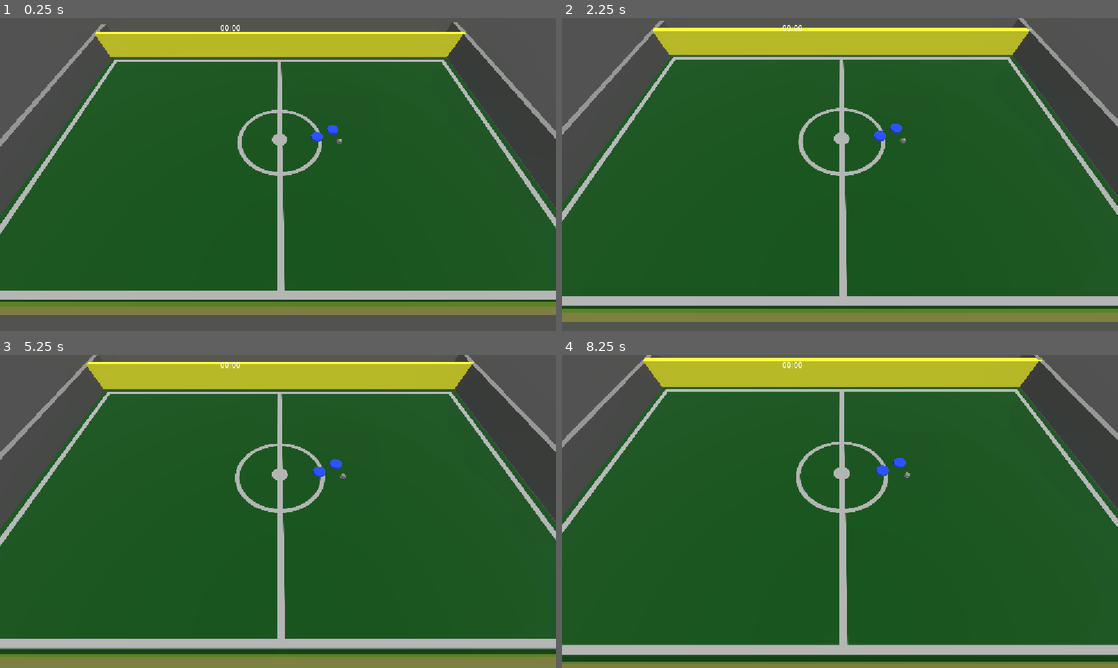
Above: before the commit, frames 1-4 (two rows, left to right).
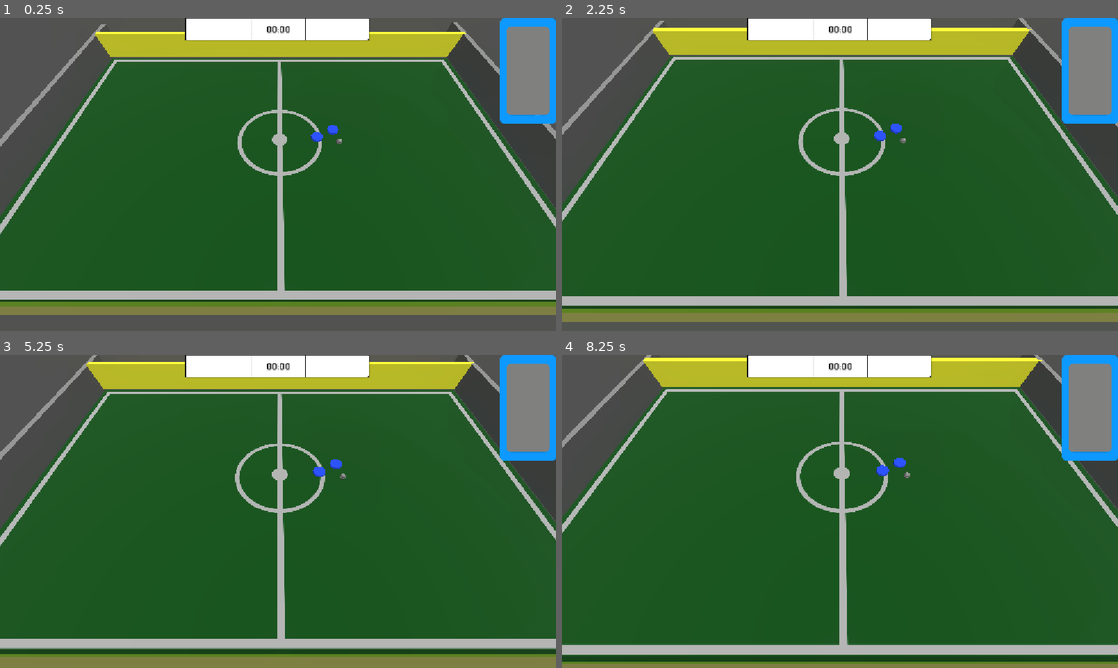
Above: after the commit, the same moments.

Repository: NevenIlincic/Disky_Football
Game: Godot game, scene res://Scenes/Test_Scene.tscn
The game is run twice, just before and just after one commit, with the same random seed, the same clock (stepped at 60 frames per second) and the same inputs.
Inputs (mouse positions are in pixels of both pictures, inside the frame that each line leads up to):
- Up to frame 1 (0.25 s): no input
- Up to frame 2 (2.25 s): tap Enter at 0.5, 2 s; move the mouse to (962, 158) at 0.52 s; hold Right mouse button (camera_drag) 0.53-1.25 s; click (962, 158) at 0.67 s; tap Space at 1.25 s; drag from (728, 190) to (812, 237) at 1.27 s; move the mouse to (895, 105) at 2.02 s; tap Mouse wheel up (zoom_in) at 2.1 s; click (895, 105) at 2.17 s
- Up to frame 3 (5.25 s): tap Space at 2.75, 4.25 s; drag from (250, 574) to (111, 464) at 2.77 s; tap Enter at 3.5 s; move the mouse to (444, 558) at 3.52 s; hold Right mouse button (camera_drag) 3.53-4.25 s; click (444, 558) at 3.67 s; drag from (111, 464) to (194, 433) at 4.27 s; move the mouse to (305, 511) at 5.02 s; tap Mouse wheel up (zoom_in) at 5.1 s; click (305, 511) at 5.17 s
- Up to frame 4 (8.25 s): drag from (756, 433) to (728, 527) at 5.77 s; move the mouse to (962, 495) at 6.52 s; hold Right mouse button (camera_drag) 6.53-7.25 s; click (962, 495) at 6.67 s; drag from (728, 527) to (812, 574) at 7.27 s; move the mouse to (895, 442) at 8.02 s; tap Mouse wheel up (zoom_in) at 8.1 s; click (895, 442) at 8.17 s

The runs differ from the first frame. In frame 1, 5.7% of the frame differs, in the area x 33-100%, y 0-34%; in frame 2, 5.7%; in frame 3, 5.7%; in frame 4, 5.7%.

Commit message:
[ADD] Buttons and scoreboard design

Diff:
--- a/Scenes/Player/Player.tscn
+++ b/Scenes/Player/Player.tscn
@@ -27,6 +27,7 @@
 
 [node name="Player" type="RigidBody3D" unique_id=1368321486 groups=["player"]]
 input_ray_pickable = false
+axis_lock_angular_x = true
 axis_lock_angular_y = true
 axis_lock_angular_z = true
 mass = 7.0
--- a/Scenes/Player/player.gd
+++ b/Scenes/Player/player.gd
@@ -32,8 +32,6 @@
 func _integrate_forces(state: PhysicsDirectBodyState3D) -> void:
 	var linear_velocity_length = state.linear_velocity.length()
 	var speed: float = linear_velocity_length + state.angular_velocity.length() * 0.5
-	if linear_velocity_length <= 0.0:
-		return
 
 	match move_state:
 		MoveState.IDLE:
@@ -50,37 +48,22 @@
 					finished_move.emit(self)
 			else:
 				settle_timer = 0.0
-	#var linear_velocity_length = state.linear_velocity.length()
-	#if linear_velocity_length > SPEED_TO_FINISH_MOVE and has_finished_move:
-		#has_finished_move = false
-		#continued_move.emit(self)
-		#return
-	#if linear_velocity_length > SPEED_TO_FINISH_MOVE and not went_over:
-		#went_over = true
-		#return
-#
-	#if linear_velocity_length < SPEED_TO_FINISH_MOVE and went_over and not has_finished_move:
-		#has_finished_move = true
-		#went_over = false
-		#finished_move.emit(self)
 
-	#if state.linear_velocity.length() < 3.0:
-		#if not has_finished_move:
-			#has_finished_move = true
-			#finished_move.emit(self)
-	#else:
-		#if has_finished_move:
-			#has_finished_move = false
-			#continued_move.emit(self)
 
 
 func set_player_shooting():
 	is_shooting = true
 	is_moving = false
 
+func set_player_not_shooting():
+	is_shooting = false
+
 func set_player_moving():
 	is_moving = true
 	is_shooting = false
+
+func set_player_not_moving():
+	is_moving = false
 
 func on_action_done():
 	is_moving = false
--- a/Scenes/Test_Scene.tscn
+++ b/Scenes/Test_Scene.tscn
@@ -3,12 +3,21 @@
 [ext_resource type="Script" uid="uid://da6t544jh0j8d" path="res://Scenes/test_scene.gd" id="1_4ms0o"]
 [ext_resource type="Script" uid="uid://ci517kw17do2b" path="res://Scenes/camera.gd" id="2_88mxo"]
 [ext_resource type="Texture2D" uid="uid://c0rua6goc4v3e" path="res://Sprites/Football_Field (5).png" id="3_argnq"]
+[ext_resource type="Texture2D" uid="uid://bkq2bccf4bapl" path="res://Sprites/Buttons/Kick_Button/Kick_Button.png" id="4_8c5ma"]
 [ext_resource type="Texture2D" uid="uid://vy5yui2vxfek" path="res://Sprites/Power_Bar/Under.png" id="5_jq7r5"]
+[ext_resource type="Texture2D" uid="uid://b21ghfa3n5b7d" path="res://Sprites/Buttons/Kick_Button/Kick_Button_Disabled.png" id="5_ltieu"]
 [ext_resource type="Texture2D" uid="uid://bm16mthdqyvdl" path="res://Sprites/Effects/alpha/circle_04_a.png" id="5_svcn8"]
+[ext_resource type="Texture2D" uid="uid://bdbkuiug5gt1s" path="res://Sprites/Buttons/Kick_Button/Kick_Button_Active.png" id="5_yn6en"]
 [ext_resource type="Texture2D" uid="uid://bfwjhdrc25vlo" path="res://Sprites/Power_Bar/Over.png" id="6_argnq"]
 [ext_resource type="PackedScene" uid="uid://d1w5ccem33kle" path="res://Scenes/Player/Player.tscn" id="6_jq7r5"]
 [ext_resource type="Texture2D" uid="uid://uhr5k0pqack2" path="res://Sprites/Arrow/cil_arrow-thick-top.png" id="6_mykrp"]
+[ext_resource type="Texture2D" uid="uid://bxdy2kaasb56" path="res://Sprites/Buttons/Kick_Button/Kick_Button_Hovered.png" id="6_ofkpl"]
 [ext_resource type="PackedScene" uid="uid://duc7fboo8raui" path="res://Scenes/Ball/Ball.tscn" id="7_mykrp"]
+[ext_resource type="Texture2D" uid="uid://h2o61khkgut" path="res://Sprites/Buttons/Move_Button/Move_Button_Enabled.png" id="8_grcoo"]
+[ext_resource type="Texture2D" uid="uid://crvqnhrkwrpsl" path="res://Sprites/Buttons/Move_Button/Move_Button_Pressed.png" id="9_6uspl"]
+[ext_resource type="Texture2D" uid="uid://d4hvbqd7xfl43" path="res://Sprites/Buttons/Move_Button/Move_Button_Hovered.png" id="9_tq75k"]
+[ext_resource type="Texture2D" uid="uid://c00q7uqepe4gv" path="res://Sprites/Buttons/Move_Button/Move_Button_Disabled.png" id="11_513u8"]
+[ext_resource type="Texture2D" uid="uid://cwpqqaq3fdfh1" path="res://Sprites/Scoreboard/Scoreboard.png" id="14_513u8"]
 
 [sub_resource type="Environment" id="Environment_q455q"]
 background_mode = 3
@@ -128,7 +137,18 @@
 
 [node name="HUD" type="CanvasLayer" parent="." unique_id=1834525346]
 
-[node name="Shooting_Indicator" type="Sprite3D" parent="HUD" unique_id=1450543370]
+[node name="Control" type="Control" parent="HUD" unique_id=1869695717]
+layout_mode = 3
+anchors_preset = 15
+anchor_right = 1.0
+anchor_bottom = 1.0
+grow_horizontal = 2
+grow_vertical = 2
+size_flags_horizontal = 3
+size_flags_vertical = 3
+mouse_filter = 2
+
+[node name="Shooting_Indicator" type="Sprite3D" parent="HUD/Control" unique_id=1450543370]
 transform = Transform3D(5, 0, 0, 0, -2.1855695e-07, -5, 0, 5, -2.1855695e-07, 0, 12.285764, 0)
 visible = false
 offset = Vector2(0, 60)
@@ -136,43 +156,70 @@
 render_priority = 99
 texture = ExtResource("6_mykrp")
 
-[node name="Buttons" type="Node2D" parent="HUD" unique_id=2025791299]
+[node name="Buttons" type="Node2D" parent="HUD/Control" unique_id=2025791299]
 visible = false
 
-[node name="Kick_Button" type="Button" parent="HUD/Buttons" unique_id=1533741237]
+[node name="Kick_Button" type="TextureButton" parent="HUD/Control/Buttons" unique_id=300528512]
 offset_top = 24.0
-offset_right = 143.35484
-offset_bottom = 125.0
+offset_right = 192.0
+offset_bottom = 124.0
 focus_mode = 0
-text = "KICK"
-
-[node name="Move_Player_Button" type="Button" parent="HUD/Buttons" unique_id=1763562434]
-offset_left = 8.0
-offset_top = 176.0
-offset_right = 149.0
-offset_bottom = 276.0
+toggle_mode = true
+texture_normal = ExtResource("4_8c5ma")
+texture_pressed = ExtResource("5_yn6en")
+texture_hover = ExtResource("6_ofkpl")
+texture_disabled = ExtResource("5_ltieu")
+ignore_texture_size = true
+stretch_mode = 0
+
+[node name="Move_Player_Button" type="TextureButton" parent="HUD/Control/Buttons" unique_id=752726485]
+offset_top = 144.0
+offset_right = 192.0
+offset_bottom = 244.0
 focus_mode = 0
-text = "MOVE"
-
-[node name="Power_Bar" type="TextureProgressBar" parent="HUD" unique_id=1709766598]
-visible = false
-offset_left = 1024.0
-offset_top = 16.0
-offset_right = 1139.0
-offset_bottom = 236.0
+toggle_mode = true
+texture_normal = ExtResource("8_grcoo")
+texture_pressed = ExtResource("9_6uspl")
+texture_hover = ExtResource("9_tq75k")
+texture_disabled = ExtResource("11_513u8")
+ignore_texture_size = true
+stretch_mode = 0
+
+[node name="Power_Bar" type="TextureProgressBar" parent="HUD/Control" unique_id=1709766598]
+layout_mode = 1
+anchors_preset = 1
+anchor_left = 1.0
+anchor_right = 1.0
+offset_left = -115.0
+offset_bottom = 220.0
+grow_horizontal = 0
 fill_mode = 3
 texture_under = ExtResource("5_jq7r5")
 texture_over = ExtResource("6_argnq")
 texture_progress = SubResource("GradientTexture2D_svcn8")
 texture_progress_offset = Vector2(0, 20)
 
-[node name="Time_Label" type="Label" parent="HUD" unique_id=1181832205]
-texture_filter = 1
-offset_left = 456.0
-offset_top = 8.0
-offset_right = 516.0
-offset_bottom = 31.0
+[node name="Scoreboard" type="Control" parent="HUD/Control" unique_id=2013661075]
+layout_mode = 1
+anchors_preset = 5
+anchor_left = 0.5
+anchor_right = 0.5
+grow_horizontal = 2
+
+[node name="Scoreboard_Background" type="Sprite2D" parent="HUD/Control/Scoreboard" unique_id=1514041304]
+position = Vector2(1.335144e-05, 24)
+scale = Vector2(0.1779425, 0.15909092)
+texture = ExtResource("14_513u8")
+
+[node name="Time_Label" type="Label" parent="HUD/Control/Scoreboard" unique_id=1181832205]
+layout_mode = 0
+offset_left = -48.0
+offset_right = 49.0
+offset_bottom = 48.0
+theme_override_colors/font_color = Color(0, 0, 0, 1)
 text = "00:00"
+horizontal_alignment = 1
+vertical_alignment = 1
 
 [node name="DirectionalLight3D2" type="DirectionalLight3D" parent="." unique_id=1569401414]
 transform = Transform3D(0.08901034, -0.28847453, 0.95334136, 0.026817283, 0.9574876, 0.2872253, -0.9956696, -1.3998996e-10, 0.0929624, 39.462456, 17.136568, 0)
@@ -269,5 +316,5 @@
 process_material = SubResource("ParticleProcessMaterial_88mxo")
 draw_pass_1 = SubResource("QuadMesh_8c5ma")
 
-[connection signal="pressed" from="HUD/Buttons/Kick_Button" to="." method="_on_kick_button_pressed"]
-[connection signal="pressed" from="HUD/Buttons/Move_Player_Button" to="." method="_on_move_player_button_pressed"]
+[connection signal="toggled" from="HUD/Control/Buttons/Kick_Button" to="." method="_on_kick_button_toggled"]
+[connection signal="toggled" from="HUD/Control/Buttons/Move_Player_Button" to="." method="_on_move_player_button_toggled"]
--- a/Scenes/tennis_ball.gd
+++ b/Scenes/tennis_ball.gd
@@ -28,10 +28,6 @@
 func _integrate_forces(state: PhysicsDirectBodyState3D) -> void:
 	var linear_velocity_length = state.linear_velocity.length()
 	var speed: float = linear_velocity_length + state.angular_velocity.length() * 0.5
-	if linear_velocity_length <= 0.0:
-		return
-
-
 
 	if linear_velocity_length > MAX_SPEED:
 		state.linear_velocity = state.linear_velocity.normalized() * MAX_SPEED
@@ -57,19 +53,7 @@
 					finished_move.emit(self)
 			else:
 				settle_timer = 0.0
-	#
-	#if linear_velocity_length > SPEED_TO_FINISH_MOVE and has_finished_move:
-		#has_finished_move = false
-		#continued_move.emit(self)
-		#return
-	#if linear_velocity_length > SPEED_TO_FINISH_MOVE and not went_over:
-		#went_over = true
-		#return
-#
-	#if linear_velocity_length < SPEED_TO_FINISH_MOVE and went_over and not has_finished_move:
-		#has_finished_move = true
-		#went_over = false
-		#finished_move.emit(self)
+
 
 
 func apply_hit_force(drag_direction: Vector3):
--- a/Scenes/test_scene.gd
+++ b/Scenes/test_scene.gd
@@ -2,7 +2,6 @@
 
 #TIME
 var time_passed: float = 0
-@onready var time_label: Label = $HUD/Time_Label
 
 var is_dragging: bool = false
 var start_position: Vector2
@@ -17,14 +16,19 @@
 var selected_player: Player
 
 #@onready var shooting_indicator: Sprite3D = $Shooting_Indicator
-@onready var shooting_indicator: Sprite3D = $HUD/Shooting_Indicator
 
 #HUD BUTTONS
-@onready var buttons: Node2D = $HUD/Buttons
-@onready var kick_button: Button = $HUD/Buttons/Kick_Button
-@onready var move_player_button: Button = $HUD/Buttons/Move_Player_Button
-@onready var power_bar: TextureProgressBar = $HUD/Power_Bar
+#@onready var buttons: Node2D = $HUD/Buttons
+#@onready var kick_button: Button = $HUD/Buttons/Kick_Button
+#@onready var move_player_button: Button = $HUD/Buttons/Move_Player_Button
+#@onready var power_bar: TextureProgressBar = $HUD/Power_Bar
 @onready var field: Node3D = $Field
+@onready var shooting_indicator: Sprite3D = $HUD/Control/Shooting_Indicator
+@onready var buttons: Node2D = $HUD/Control/Buttons
+@onready var kick_button: TextureButton = $HUD/Control/Buttons/Kick_Button
+@onready var move_player_button: TextureButton = $HUD/Control/Buttons/Move_Player_Button
+@onready var power_bar: TextureProgressBar = $HUD/Control/Power_Bar
+@onready var time_label: Label = $HUD/Control/Scoreboard/Time_Label
 
 var drag_direction: Vector3
 
@@ -149,6 +153,8 @@
 	power_bar.visible = false
 	shooting_indicator.visible = false
 	selected_player.on_action_done()
+	kick_button.set_pressed_no_signal(false)
+	move_player_button.set_pressed_no_signal(false)
 	power_bar.value = 0.0
 	is_action = true
 	selected_player = null
@@ -185,3 +191,21 @@
 func _on_move_player_button_pressed() -> void:
 	if selected_player:
 		selected_player.set_player_moving()
+
+
+func _on_kick_button_toggled(toggled_on: bool) -> void:
+	if selected_player:
+		if toggled_on:
+			selected_player.set_player_shooting()
+			move_player_button.set_pressed_no_signal(false)
+		else:
+			selected_player.set_player_not_shooting()
+
+
+func _on_move_player_button_toggled(toggled_on: bool) -> void:
+	if selected_player:
+		if toggled_on:
+			selected_player.set_player_moving()
+			kick_button.set_pressed_no_signal(false)
+		else:
+			selected_player.set_player_not_moving()
--- a/project.godot
+++ b/project.godot
@@ -18,11 +18,15 @@
 [display]
 
 window/stretch/mode="canvas_items"
-window/stretch/aspect="ignore"
+window/stretch/aspect="expand"
 
 [editor_plugins]
 
 enabled=PackedStringArray("res://addons/brackeys_particle_controls/plugin.cfg")
+
+[gui]
+
+theme/custom_font="uid://buocwwjty62g5"
 
 [input]
 
Binary file added: Fonts/KdamThmorPro-Regular.ttf
Not shown, added: Fonts/KdamThmorPro-Regular.ttf.import
Binary file added: Sprites/Buttons/Kick_Button/Kick_Button.png
Not shown, added: Sprites/Buttons/Kick_Button/Kick_Button.png.import
Binary file added: Sprites/Buttons/Kick_Button/Kick_Button_Active.png
Not shown, added: Sprites/Buttons/Kick_Button/Kick_Button_Active.png.import
Binary file added: Sprites/Buttons/Kick_Button/Kick_Button_Disabled.png
Not shown, added: Sprites/Buttons/Kick_Button/Kick_Button_Disabled.png.import
Binary file added: Sprites/Buttons/Kick_Button/Kick_Button_Hovered.png
Not shown, added: Sprites/Buttons/Kick_Button/Kick_Button_Hovered.png.import
Binary file added: Sprites/Buttons/Move_Button/Move_Button_Disabled.png
Not shown, added: Sprites/Buttons/Move_Button/Move_Button_Disabled.png.import
(and 8 more such lines)
